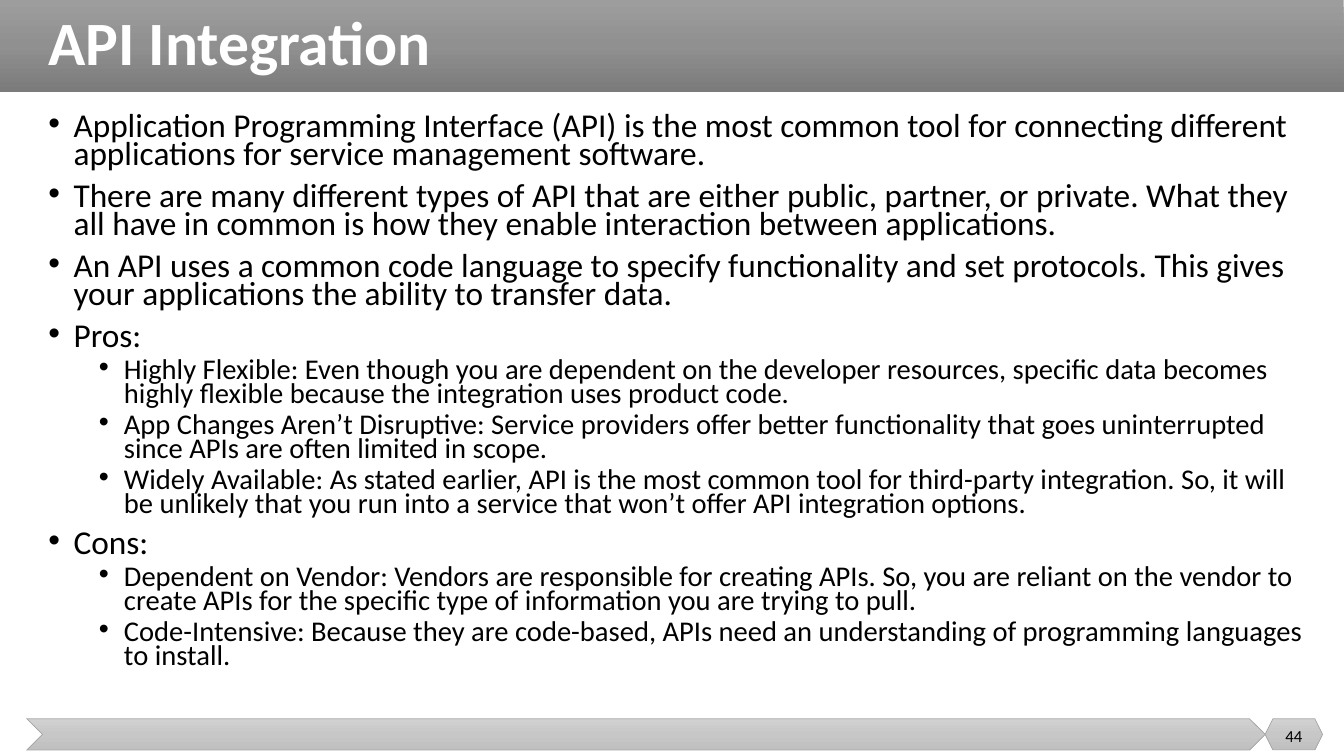
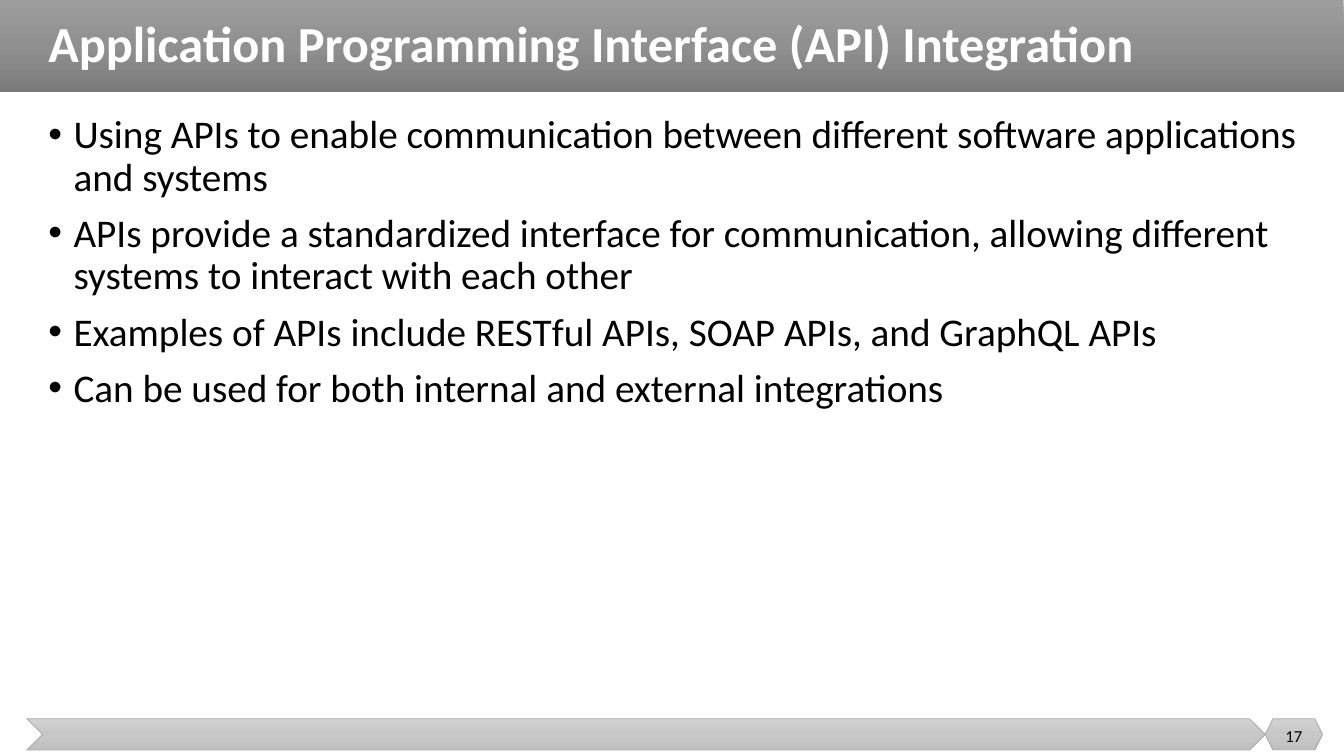
Before and after one commit to malenezi/malenezi, a slide deck: slide 17 of SE495/Lectures/1-Introduction/Introduction.pptx (slide 44 before the commit). Drawn at 1344x756 pixels with LibreOffice and Linux fonts; fonts in the diff are those of the drawing. Boxes give left, top, right and bottom in pixels: in the first picture for what was removed or moved away, otherwise in the second. Text is boxed around its words. In the diff, an @@ line names an element or a change of style, - is before the commit and + after.

```diff
--- a/SE495/Lectures/1-Introduction/Introduction.pptx
+++ b/SE495/Lectures/1-Introduction/Introduction.pptx
@@ title at (48, 25, 1133, 71): text changed; size 44 to 36 pt @@
-API Integration
+Application Programming Interface (API) Integration
@@ text at (74, 120, 1296, 409): text changed; size 20.4 to 28 pt @@
-• Application Programming Interface (API) is the most common tool for connecting different applications for service management software.
-• There are many different types of API that are either public, partner, or private. What they all have in common is how they enable interaction between applications.
-• An API uses a common code language to specify functionality and set protocols. This gives your applications the ability to transfer data.
-• Pros:
-  • Highly Flexible: Even though you are dependent on the developer resources, specific data becomes highly flexible because the integration uses product code.
-  • App Changes Aren’t Disruptive: Service providers offer better functionality that goes uninterrupted since APIs are often limited in scope.
-  • Widely Available: As stated earlier, API is the most common tool for third-party integration. So, it will be unlikely that you run into a service that won’t offer API integration options.
-• Cons:
-  • Dependent on Vendor: Vendors are responsible for creating APIs. So, you are reliant on the vendor to create APIs for the specific type of information you are trying to pull.
-  • Code-Intensive: Because they are code-based, APIs need an understanding of programming languages to install.
+• Using APIs to enable communication between different software applications and systems
+• APIs provide a standardized interface for communication, allowing different systems to interact with each other
+• Examples of APIs include RESTful APIs, SOAP APIs, and GraphQL APIs
+• Can be used for both internal and external integrations
@@ page number at (1285, 731, 1302, 742): text changed @@
-44
+17
```
Also in this commit, not shown: 14 other slides changed, 17 slides added, 14 slides removed, 2 other files.
